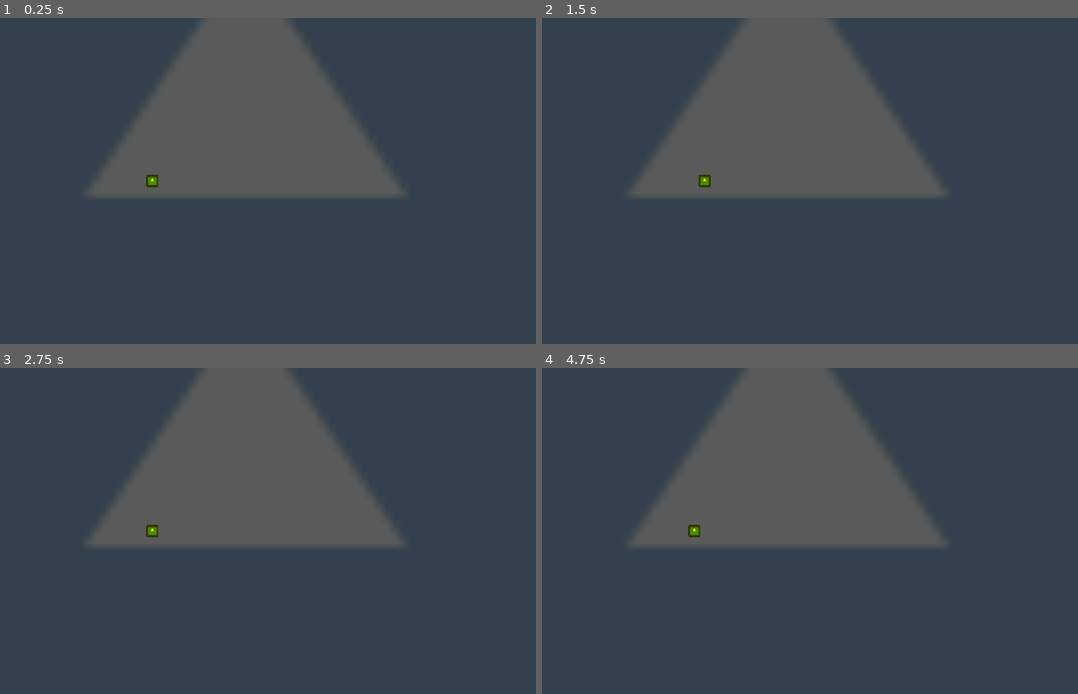
Above: before the commit, frames 1-4 (two rows, left to right).
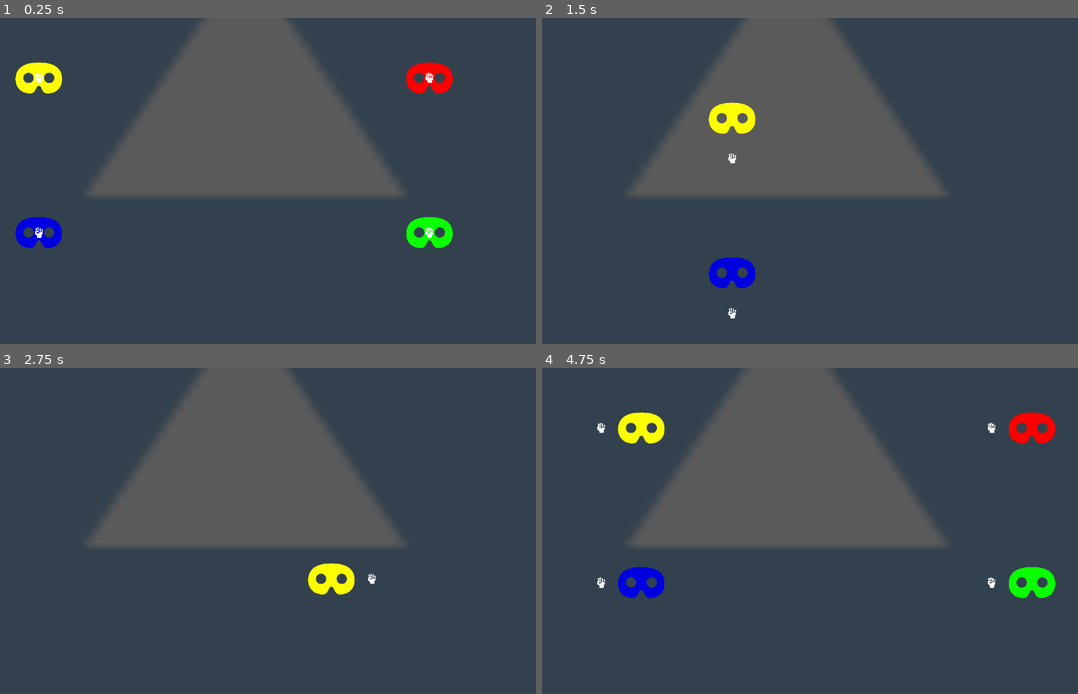
Above: after the commit, the same moments.

Repository: DeepRestGames/global-game-jam-2026
Game: Godot game, scene res://Scenes/sample_scene.tscn
Same seed, same stepped clock (60 frames per second), same inputs: the game is played once before the commit and once after it. This scene is started directly instead of the project's main scene. The engine's default icon, where the game draws it, is replaced by a stand-in: a white triangle on a blue panel in a dark square.
Inputs (mouse positions are in pixels of both pictures, inside the frame that each line leads up to):
- Up to frame 1 (0.25 s): no input
- Up to frame 2 (1.5 s): move the mouse to (917, 164) at 0.52 s; press the mouse at (917, 164) at 0.53 s; hold D (move_right) 0.53-1.28 s; move the mouse to (670, 197) at 1.27 s; release the mouse at (670, 197) at 1.28 s; hold S (move_down) from 1.28 s (still down); click (670, 197) at 1.35 s
- Up to frame 3 (2.75 s): move the mouse to (305, 459) at 2.02 s; release S (move_down) at 2.03 s; press the mouse at (305, 459) at 2.03 s; hold D (move_right) from 2.03 s (still down)
- Up to frame 4 (4.75 s): move the mouse to (756, 596) at 2.77 s; release D (move_right) at 2.78 s; release the mouse at (756, 596) at 2.78 s; hold W (move_up) 2.78-3.53 s; click (756, 596) at 2.85 s; move the mouse to (960, 579) at 3.52 s; press the mouse at (960, 579) at 3.53 s; hold A (move_left) from 3.53 s (still down); move the mouse to (611, 482) at 4.27 s; release the mouse at (611, 482) at 4.28 s; click (611, 482) at 4.35 s

The runs differ from the first frame. In frame 1, 2.5% of the frame differs, in the area x 2-85%, y 13-71%; in frame 2, 1.4%; in frame 3, 0.7%; in frame 4, 2.6%, in the area x 10-96%, y 13-71%.
Error before the commit: Invalid assignment of property or key 'disabled' with value of type 'bool' on a base object of type 'null instance'. (res://scripts/player/player.gd:48)

Commit message:
cleanup after merge

Diff:
--- a/global-game-jam-2026/Scenes/player/player.tscn
+++ b/global-game-jam-2026/Scenes/player/player.tscn
@@ -1,21 +1,38 @@
-[gd_scene format=3 uid="uid://coom4byisda41"]
+[gd_scene format=3 uid="uid://b36wdrqemc1e"]
 
-[ext_resource type="Script" uid="uid://cfk4oc8p6k25k" path="res://scripts/player/player.gd" id="1_h54ih"]
-[ext_resource type="Texture2D" uid="uid://buspm1155yp47" path="res://icon.svg" id="1_s0eop"]
-[ext_resource type="Script" uid="uid://cvomp0auuytee" path="res://scripts/player/player_input.gd" id="2_ft8w5"]
+[ext_resource type="Script" uid="uid://b17x6sqwu013f" path="res://scripts/player/player.gd" id="1_sjcu7"]
+[ext_resource type="Texture2D" uid="uid://dtc744ifdyncd" path="res://art/mask-solid-full.svg" id="2_fcb3x"]
+[ext_resource type="Texture2D" uid="uid://daok2j868d14i" path="res://art/hand-fist-solid-full.svg" id="3_emvbc"]
 
-[sub_resource type="CapsuleShape2D" id="CapsuleShape2D_ft8w5"]
-radius = 13.0
+[sub_resource type="CapsuleShape2D" id="CapsuleShape2D_fcb3x"]
+radius = 40.0
+height = 128.0
 
-[node name="Player" type="CharacterBody2D" unique_id=146036831]
-script = ExtResource("1_h54ih")
+[sub_resource type="CircleShape2D" id="CircleShape2D_emvbc"]
+radius = 16.0
 
-[node name="Sprite2D" type="Sprite2D" parent="." unique_id=1522911389]
-scale = Vector2(0.234375, 0.234375)
-texture = ExtResource("1_s0eop")
+[node name="Player" type="CharacterBody2D" unique_id=881583183]
+motion_mode = 1
+script = ExtResource("1_sjcu7")
 
-[node name="CollisionShape2D" type="CollisionShape2D" parent="." unique_id=451729393]
-shape = SubResource("CapsuleShape2D_ft8w5")
+[node name="Sprite2D" type="Sprite2D" parent="." unique_id=1023717745]
+scale = Vector2(0.2, 0.2)
+texture = ExtResource("2_fcb3x")
 
-[node name="PlayerInput" type="Node2D" parent="." unique_id=94998574]
-script = ExtResource("2_ft8w5")
+[node name="CollisionShape2D" type="CollisionShape2D" parent="." unique_id=1765045839]
+rotation = 1.5707964
+shape = SubResource("CapsuleShape2D_fcb3x")
+
+[node name="AttackArea" type="Area2D" parent="." unique_id=1992181612]
+collision_layer = 0
+
+[node name="Sprite2D" type="Sprite2D" parent="AttackArea" unique_id=344514588]
+scale = Vector2(0.05, 0.05)
+texture = ExtResource("3_emvbc")
+
+[node name="CollisionShape2D" type="CollisionShape2D" parent="AttackArea" unique_id=260382679]
+shape = SubResource("CircleShape2D_emvbc")
+disabled = true
+
+[connection signal="body_entered" from="AttackArea" to="." method="_on_attack_area_body_entered"]
+[connection signal="body_exited" from="AttackArea" to="." method="_on_attack_area_body_exited"]
--- a/global-game-jam-2026/Scenes/sample_scene.tscn
+++ b/global-game-jam-2026/Scenes/sample_scene.tscn
@@ -10,15 +10,23 @@
 scale = Vector2(20, 20)
 texture = ExtResource("1_70445")
 
-[node name="Player0" parent="." unique_id=146036831 instance=ExtResource("2_7kit5")]
-
-[node name="Player1" parent="." unique_id=363418262 instance=ExtResource("2_7kit5")]
-
-[node name="PlayerInput" parent="Player1" index="2" unique_id=94998574]
-player_num = 1
-
 [node name="Camera2D" type="Camera2D" parent="." unique_id=176100196]
 zoom = Vector2(0.8, 0.8)
 
-[editable path="Player0"]
-[editable path="Player1"]
+[node name="Player" parent="." unique_id=881583183 instance=ExtResource("2_38pct")]
+position = Vector2(-512, -256)
+
+[node name="Player2" parent="." unique_id=63641260 instance=ExtResource("2_38pct")]
+position = Vector2(456, -256)
+player_color = Color(1, 0, 0, 1)
+player_num = 1
+
+[node name="Player3" parent="." unique_id=1475331433 instance=ExtResource("2_38pct")]
+position = Vector2(-512, 128)
+player_color = Color(0, 0, 0.8745098, 1)
+player_num = 2
+
+[node name="Player4" parent="." unique_id=870554375 instance=ExtResource("2_38pct")]
+position = Vector2(456, 128)
+player_color = Color(0.039215688, 1, 0, 1)
+player_num = 3
--- a/global-game-jam-2026/features/player/player.tscn
+++ /dev/null
@@ -1,40 +0,0 @@
-[gd_scene format=3 uid="uid://b36wdrqemc1e"]
-
-[ext_resource type="Script" uid="uid://b17x6sqwu013f" path="res://scripts/player/player.gd" id="1_sjcu7"]
-[ext_resource type="Texture2D" uid="uid://dtc744ifdyncd" path="res://art/mask-solid-full.svg" id="2_fcb3x"]
-[ext_resource type="Texture2D" uid="uid://daok2j868d14i" path="res://art/hand-fist-solid-full.svg" id="3_emvbc"]
-[ext_resource type="Script" uid="uid://cjvhmtrfcjnws" path="res://scripts/player/attack_area.gd" id="3_i250s"]
-
-[sub_resource type="CapsuleShape2D" id="CapsuleShape2D_fcb3x"]
-radius = 40.0
-height = 128.0
-
-[sub_resource type="CircleShape2D" id="CircleShape2D_emvbc"]
-radius = 16.0
-
-[node name="Player" type="CharacterBody2D" unique_id=881583183]
-motion_mode = 1
-script = ExtResource("1_sjcu7")
-
-[node name="Sprite2D" type="Sprite2D" parent="." unique_id=1023717745]
-scale = Vector2(0.2, 0.2)
-texture = ExtResource("2_fcb3x")
-
-[node name="CollisionShape2D" type="CollisionShape2D" parent="." unique_id=1765045839]
-rotation = 1.5707964
-shape = SubResource("CapsuleShape2D_fcb3x")
-
-[node name="AttackArea" type="Area2D" parent="." unique_id=1992181612]
-collision_layer = 0
-script = ExtResource("3_i250s")
-
-[node name="Sprite2D" type="Sprite2D" parent="AttackArea" unique_id=344514588]
-scale = Vector2(0.05, 0.05)
-texture = ExtResource("3_emvbc")
-
-[node name="CollisionShape2D" type="CollisionShape2D" parent="AttackArea" unique_id=260382679]
-shape = SubResource("CircleShape2D_emvbc")
-disabled = true
-
-[connection signal="body_entered" from="AttackArea" to="." method="_on_attack_area_body_entered"]
-[connection signal="body_exited" from="AttackArea" to="." method="_on_attack_area_body_exited"]
--- a/global-game-jam-2026/project.godot
+++ b/global-game-jam-2026/project.godot
@@ -11,10 +11,14 @@
 [application]
 
 config/name="global-game-jam-2026"
-run/main_scene="uid://dwhiw1sduma0r"
-run/main_scene="uid://dwhiw1sduma0r"
+run/main_scene="uid://c5sc6e8hv3flr"
 config/features=PackedStringArray("4.6", "Forward Plus")
 config/icon="res://icon.svg"
+
+[autoload]
+
+GameManager="*uid://bfn7skaurg6tm"
+MultiplayerInputSetup="*uid://dvcqjb4y4x507"
 
 [input]
 
--- a/global-game-jam-2026/scripts/game_managers/game_manager.gd
+++ b/global-game-jam-2026/scripts/game_managers/game_manager.gd
@@ -2,4 +2,4 @@
 
 
 func _ready() -> void:
-	multiplayer_input_setup.setup_multiplayer_input(4)
+	MultiplayerInputSetup.setup_multiplayer_input(4)
--- a/global-game-jam-2026/scripts/player/attack_area.gd
+++ /dev/null
@@ -1,26 +0,0 @@
-class_name AttackArea
-extends Area2D
-
-#region Signals
-#endregion
-#region Enums
-#endregion
-#region Constants
-#endregion
-#region Static Variables
-#endregion
-#region @export Variables
-#endregion
-#region Regular Variables
-#endregion
-#region @onready Variables
-#endregion
-
-#region Event Methods
-#endregion
-#region Signal Handlers
-func _on_body_entered(body: Node2D) -> void:
-	print(body)
-#endregion
-#region Regular Methods
-#endregion
--- a/global-game-jam-2026/scripts/player/player.gd
+++ b/global-game-jam-2026/scripts/player/player.gd
@@ -12,9 +12,10 @@
 #endregion
 #region @export Variables
 @export var player_color: Color = Color.YELLOW
+@export var player_num = 0
 @export var move_speed : float = 500
 @export var attack_radius: float = 100
-@export var knockback_strength: float = 4000
+@export var knockback_strength: float = 100
 @export var knockback_falloff: float = 0.75
 @export var input_vector_deadzone : float = -1;
 @export var is_player_dummy = false
@@ -25,7 +26,7 @@
 #endregion
 #region @onready Variables
 @onready var sprite_2d: Sprite2D = $Sprite2D
-@onready var attack_area: AttackArea = $AttackArea
+@onready var attack_area: Area2D = $AttackArea
 @onready var attack_area_collision: CollisionShape2D = $AttackArea/CollisionShape2D
 #endregion
 
@@ -34,17 +35,17 @@
 	sprite_2d.self_modulate = player_color
 
 
-func _physics_process(_delta):
+func _physics_process(delta):
 	velocity = Vector2.ZERO
 	_handle_movement()
-	_handle_knockback()
+	_handle_knockback(delta)
 	move_and_slide()
 
 
 func _unhandled_input(event: InputEvent) -> void:
 	if is_player_dummy: return
 
-	if event.is_action_pressed("attack_action"):
+	if event.is_action_pressed("attack_action" + str(player_num)):
 		attack_area_collision.disabled = false
 #endregion
 #region Signal Handlers
@@ -61,7 +62,8 @@
 	_knockback_direction = direction
 
 func _handle_movement():
-	var input_vector = Input.get_vector("move_left", "move_right", "move_up", "move_down", input_vector_deadzone)
+	var input_vector = Input.get_vector("move_left" + str(player_num), \
+		"move_right" + str(player_num), "move_up" + str(player_num), "move_down" + str(player_num), input_vector_deadzone)
 	if !is_player_dummy and input_vector != Vector2.ZERO:
 		attack_area.position = input_vector.normalized() * attack_radius
 
@@ -69,10 +71,10 @@
 		velocity = input_vector * move_speed
 
 
-func _handle_knockback():
+func _handle_knockback(delta):
 	if _knockback_direction == Vector2.ZERO: return
 
-	velocity += _knockback_direction * knockback_strength
+	velocity += _knockback_direction * knockback_strength * 1 / delta
 
 	_knockback_direction *= knockback_falloff
 	if is_zero_approx(velocity.length()):
--- a/global-game-jam-2026/scripts/player/player_input.gd
+++ /dev/null
@@ -1,27 +0,0 @@
-extends Node
-
-
-@export var player_num = 0
-
-#var player_input_signals : Dictionary = {}
-
-signal player_movement
-signal player_punch
-
-
-#func _ready() -> void:
-
-	#var s_name = "player_movement" + str(player_num)
-
-	#player_input_signals[s_name] = Signal(self, s_name)
-
-
-func _unhandled_input(event: InputEvent) -> void:
-
-	if event.is_action_pressed("punch" + str(player_num)):
-		emit_signal("player_punch")
-
-	var movement_direction = Input.get_vector("move_left" + str(player_num), "move_right" + str(player_num), "move_up" + str(player_num), "move_down" + str(player_num))
-	emit_signal("player_movement", movement_direction)
-
-	#player_input_signals["player_movement"].emit()
Not shown: 1 places in global-game-jam-2026/Scenes/sample_scene.tscn that only renumber resources
Not shown, removed: global-game-jam-2026/scripts/player/attack_area.gd.uid
Not shown, removed: global-game-jam-2026/scripts/player/player_input.gd.uid
